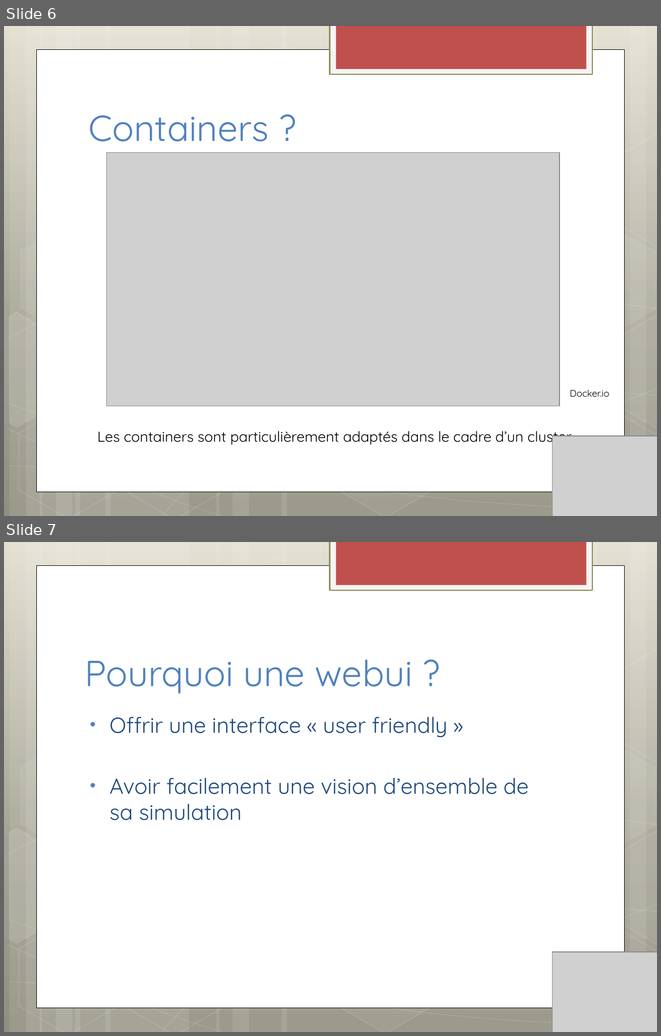
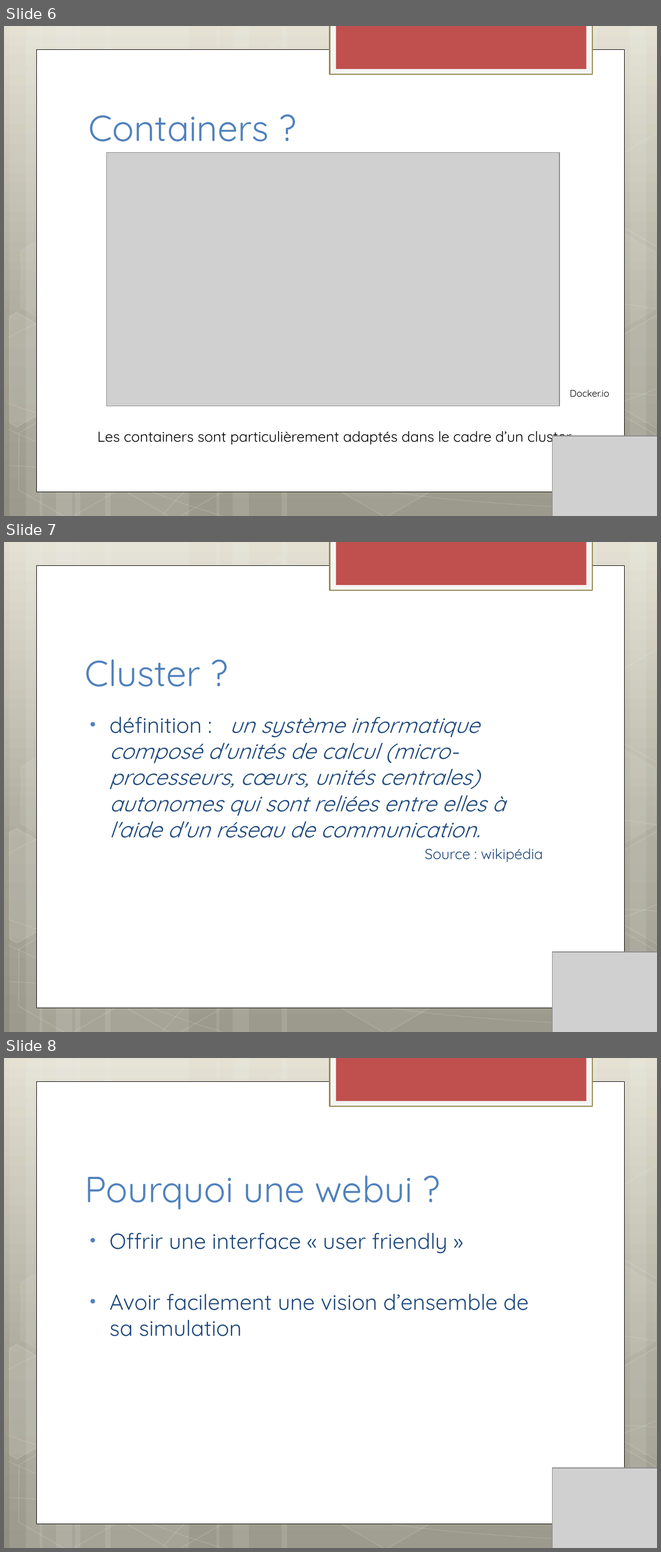
Before and after one commit to EudesRobin/webui-oardocker, a slide deck: rapport/sout_final_webui-oardocker.pptx. Shown one above the other, each under a label of ours: slides 6 and 7 before the commit, slides 6, 7 and 8 after it. The pictures are 661x1036 and 661x1552 pixels, drawn with LibreOffice and Linux fonts; fonts in the diff are those of the drawing; grey boxes stand for pictures. Boxes give left, top, right and bottom in pixels: in the first picture for what was removed or moved away, otherwise in the second. Text is boxed around its words. In the diff, an @@ line names an element or a change of style, - is before the commit and + after.

```diff
--- a/rapport/sout_final_webui-oardocker.pptx
+++ b/rapport/sout_final_webui-oardocker.pptx
@@ slide 7 added at bbox=[4, 542, 657, 1032], background gradient #E2DFCF to #A5A293 to #928F80; not listed: 31 template elements that a slide beside it also shows @@
@@ title added at bbox=[85, 659, 201, 687], 40 pt, text #4F81BD @@
+Cluster ?
@@ text added at bbox=[109, 716, 543, 862], 24 pt, text #1F497D, italic @@
+• définition : un système informatique composé d'unités de calcul (micro-processeurs, cœurs, unités centrales) autonomes qui sont reliées entre elles à l'aide d'un réseau de communication.
+        Source : wikipédia
@@ picture added at bbox=[553, 951, 657, 1032] @@
@@ what was slide 7 is now slide 8 @@
```
Also in this commit, not shown: 1 slide changed, 1 other file.
